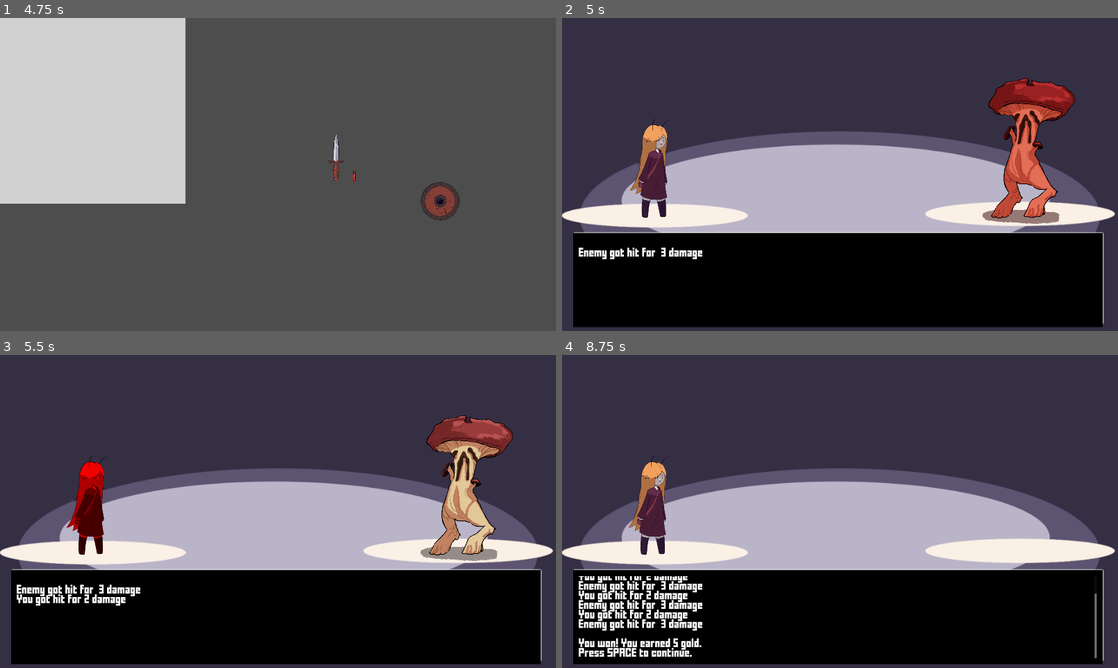
Above: before the commit, frames 1-4 (two rows, left to right).
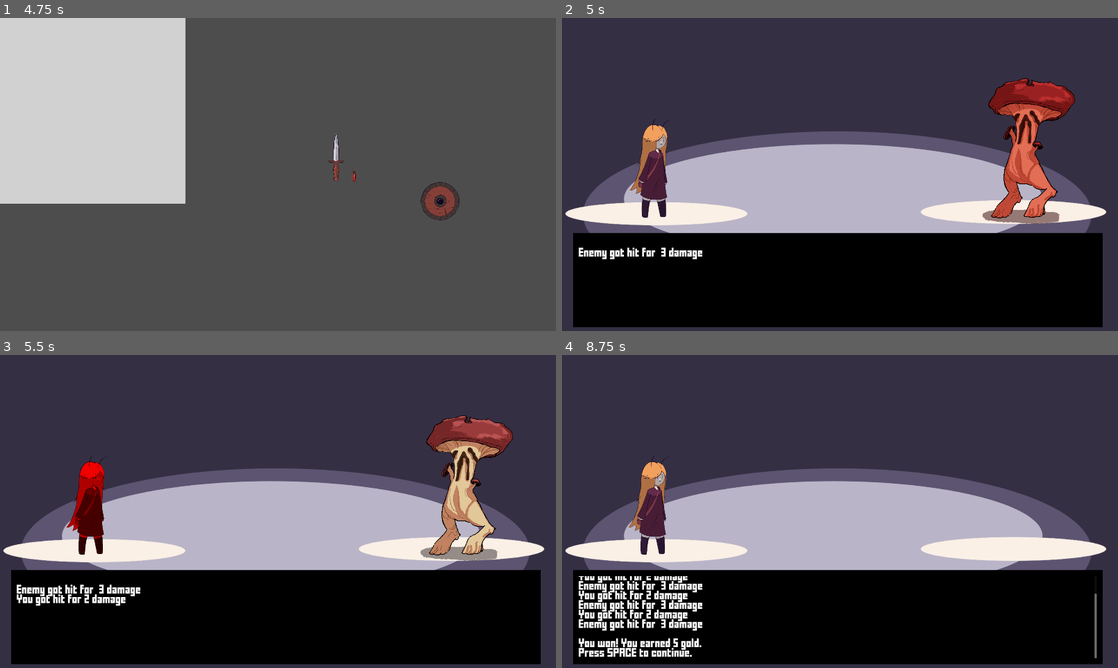
Above: after the commit, the same moments.

Repository: rrebane/ld-54-chelys
Game: Godot game, scene res://ui/main_menu.tscn
Two runs of this game, one before a commit and one after it. Both use one fixed random seed, a clock stepped at 60 frames per second and the inputs below.
Inputs (mouse positions are in pixels of both pictures, inside the frame that each line leads up to):
- Up to frame 1 (4.75 s): click (278, 196) at 0.5 s; tap Enter at 1.25 s; move the mouse to (400, 158) at 1.27 s; tap Space (continue) at 1.35, 2, 2.75, 2.85, 3.5, 4.35 s; click (400, 158) at 1.42 s; drag from (239, 168) to (94, 111) at 2.02 s; move the mouse to (300, 187) at 2.77 s; click (300, 187) at 2.92 s; drag from (355, 177) to (194, 146) at 3.52 s; move the mouse to (444, 221) at 4.27 s; click (444, 221) at 4.42 s
- Up to frame 2 (5 s): tap C (debug_combat_phase) at 4.9 s
- Up to frame 3 (5.5 s): drag from (111, 464) to (194, 433) at 5.02 s
- Up to frame 4 (8.75 s): move the mouse to (867, 511) at 5.77 s; tap Space (continue) at 5.85, 7.35 s; click (867, 511) at 5.92 s; drag from (756, 433) to (728, 527) at 6.52 s; move the mouse to (962, 495) at 7.27 s; click (962, 495) at 7.42 s; drag from (728, 527) to (812, 574) at 8.02 s

Frame 1 is identical in both runs. In frame 2, 1.8% of the frame differs, in the area x 0-100%, y 38-98%; in frame 3, 1.8%; in frame 4, 2.0%.

Commit message:
Combat backgrounds

Diff:
--- a/scenes/Combat.gd
+++ b/scenes/Combat.gd
@@ -10,6 +10,7 @@
 
 var player_scene = preload("res://scenes/player.tscn")
 var enemy_scene = preload("res://scenes/enemies/enemy.tscn")
+var is_boss = false
 
 var _current_state = State.PLAYER_TURN
 var _turn_time_left = 0
@@ -22,14 +23,24 @@
 func _ready():
 	_player = player_scene.instantiate()
 	_enemy = enemy_scene.instantiate()
-	$PlayerPosition.add_child(_player)
-	$EnemyPosition.add_child(_enemy)
+
+	if is_boss:
+		$PlayerPosition2.add_child(_player)
+		$BossPosition.add_child(_enemy)
+
+		$Sprite2D.hide()
+		$Sprite2DBoss.show()
+	else:
+		$PlayerPosition.add_child(_player)
+		$EnemyPosition.add_child(_enemy)
+
+		$Sprite2D.show()
+		$Sprite2DBoss.hide()
+
+	_overlay.show()
 
 	EventsBus.player_death.connect(_player_death)
 	EventsBus.enemy_death.connect(_enemy_death)
-
-	_overlay.show()
-
 	EventsBus.add_to_combat_log.connect(_add_to_combat_log)
 
 func _process(delta):
--- a/scenes/combat.tscn
+++ b/scenes/combat.tscn
@@ -1,22 +1,34 @@
-[gd_scene load_steps=4 format=3 uid="uid://cohqjtycmwerf"]
+[gd_scene load_steps=5 format=3 uid="uid://cohqjtycmwerf"]
 
 [ext_resource type="Script" path="res://scenes/Combat.gd" id="1_ckvl8"]
+[ext_resource type="Texture2D" uid="uid://c7ka76rmulboa" path="res://assets/graphics/BATTLE_SCREEN.png" id="2_17xfi"]
 [ext_resource type="Theme" uid="uid://b1rse5hojok5d" path="res://assets/ui_themes/Default.tres" id="2_d1563"]
-[ext_resource type="Texture2D" uid="uid://cohxynutmt38t" path="res://assets/graphics/combat.png" id="3_desjg"]
+[ext_resource type="Texture2D" uid="uid://dk7wa3g4t0gnw" path="res://assets/graphics/BATTLE_SCREEN_GOATMAN_BACKROUND.png" id="4_qgnhw"]
 
 [node name="Combat" type="Node2D"]
 script = ExtResource("1_ckvl8")
 
 [node name="Sprite2D" type="Sprite2D" parent="."]
-position = Vector2(960, 541)
-scale = Vector2(2.04726, 2.04726)
-texture = ExtResource("3_desjg")
+position = Vector2(959.111, 540.5)
+scale = Vector2(1.00093, 1.00093)
+texture = ExtResource("2_17xfi")
+
+[node name="Sprite2DBoss" type="Sprite2D" parent="."]
+visible = false
+position = Vector2(960, 540)
+texture = ExtResource("4_qgnhw")
 
 [node name="PlayerPosition" type="Node2D" parent="."]
 position = Vector2(311, 683)
 
 [node name="EnemyPosition" type="Node2D" parent="."]
 position = Vector2(1589, 662)
+
+[node name="PlayerPosition2" type="Node2D" parent="."]
+position = Vector2(-761, 701)
+
+[node name="BossPosition" type="Node2D" parent="."]
+position = Vector2(948, 1008)
 
 [node name="CanvasLayer" type="CanvasLayer" parent="."]
 
--- a/scenes/dungeon.gd
+++ b/scenes/dungeon.gd
@@ -4,9 +4,9 @@
 
 @export var enemies = [
 	preload("res://scenes/enemies/enemy.tscn"),
-	preload("res://scenes/enemies/enemy2.tscn"),
-	preload("res://scenes/enemies/enemy3.tscn"),
-	preload("res://scenes/enemies/enemy4.tscn"),
+	#preload("res://scenes/enemies/enemy2.tscn"),
+	#preload("res://scenes/enemies/enemy3.tscn"),
+	#preload("res://scenes/enemies/enemy4.tscn"),
 	preload("res://scenes/enemies/boss1.tscn")
 ]
 
@@ -29,6 +29,7 @@
 func combat_phase():
 	var combat = _combat_scene.instantiate()
 	combat.enemy_scene = enemies[_current_enemy]
+	combat.is_boss = _current_enemy + 1 >= len(enemies)
 	add_child(combat)
 	$Backpack.hide()
 
--- a/scenes/enemies/boss1.tscn
+++ b/scenes/enemies/boss1.tscn
@@ -31,7 +31,7 @@
 "times": PackedFloat32Array(0, 0.1, 0.2),
 "transitions": PackedFloat32Array(1, 1, 1),
 "update": 0,
-"values": [Vector2(13, -208), Vector2(-12, -208), Vector2(13, -208)]
+"values": [Vector2(17, -482), Vector2(-8, -482), Vector2(17, -482)]
 }
 
 [sub_resource type="Animation" id="Animation_g7phn"]
@@ -58,16 +58,16 @@
 
 [node name="boss1" type="Node2D"]
 script = ExtResource("1_2bhwk")
-display_name = "Shopkeeper"
-victory_text = "You defeated the Shopkeeper!"
+display_name = "Goatman"
+victory_text = "You defeated the Goatman!"
 base_health = 45
 base_attack = 10
 base_defence = 4
 base_gold = 30
 
 [node name="Sprite2D" type="Sprite2D" parent="."]
-position = Vector2(13, -208)
-scale = Vector2(0.25, 0.25)
+position = Vector2(17, -482)
+scale = Vector2(0.5, 0.5)
 texture = ExtResource("2_fu8yw")
 
 [node name="AnimationPlayer" type="AnimationPlayer" parent="."]
Binary file added: assets/graphics/BATTLE_SCREEN.png
Not shown, added: assets/graphics/BATTLE_SCREEN.png.import
Binary file added: assets/graphics/BATTLE_SCREEN_GOATMAN_BACKROUND.png
Not shown, added: assets/graphics/BATTLE_SCREEN_GOATMAN_BACKROUND.png.import
